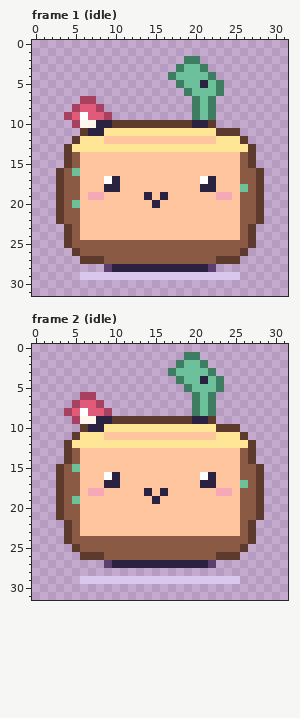
Pixel-art file: art/characters/nature/stumpy.aseprite. Above, as it was before the edit.
32x32 pixels, 28 frames. Shown: frame 1 (idle), frame 2 (idle). The commit also changed other frames, which this record leaves out.
Now the later version:
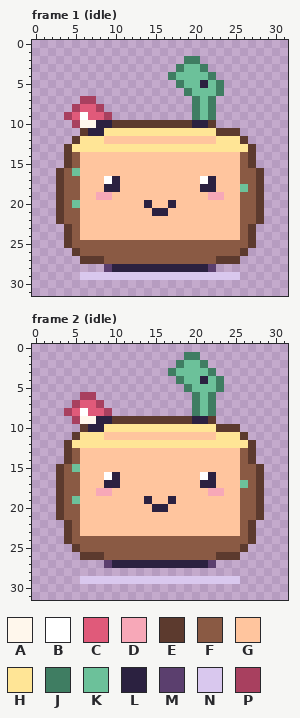
Palette (. is transparent): A #fff7ec  B #ffffff  C #e05a7a  D #f7a8b8  E #5c3a2e  F #8a5a44  G #ffc59e  H #ffe596  J #3f7d62  K #6cc19a  L #2b2140  M #5b3f6e  N #d9c8ee  P #a8405f
Difference:
layer "face" added
Frame 1 (idle), layers "face", "pet":
y 19: x 7 D -> G; x 9 G -> D; x 14 L -> G; x 16 L -> G; x 22 G -> D; x 24 D -> G
y 20: x 14..15 GL -> LG; x 17 G -> L
y 21: x 15..16 GG -> LL
Frame 2 (idle), layers "face", "pet":
y 18: x 7 D -> G; x 9 G -> D; x 14 L -> G; x 16 L -> G; x 22 G -> D; x 24 D -> G
y 19: x 14..15 GL -> LG; x 17 G -> L
y 20: x 15..16 GG -> LL
Where, in picture pixels (left, top, right, bottom), the same in both pictures:
changed: (88, 192, 176, 216)
changed: (208, 192, 232, 200)
changed: (88, 488, 176, 512)
changed: (208, 488, 232, 496)
